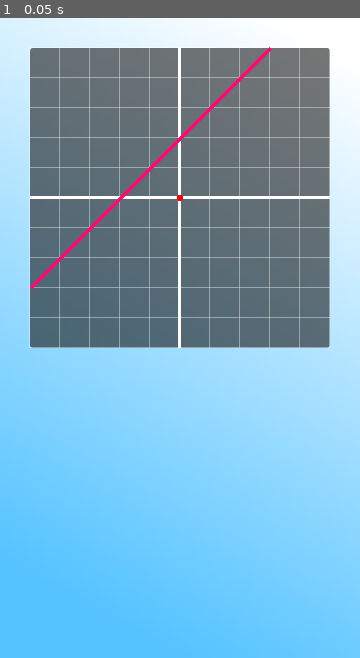
Above: before the commit, frame 1.
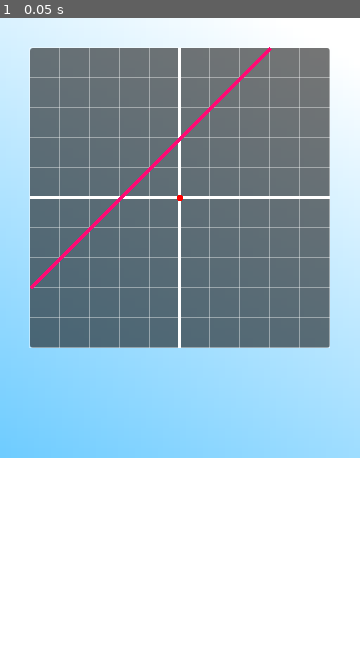
Above: after the commit, the same moment.

Repository: RafaelMVDev/funxy-ahsd-functions-learnings-app
Game: Godot game, scene res://jogo_tanaka.tscn
The game is run twice, just before and just after one commit, with the same random seed, the same clock (stepped at 60 frames per second) and the same inputs. This scene is started directly instead of the project's main scene.
Inputs:
- Up to frame 1 (0.05 s): no input

The runs differ from the first frame. In frame 1, 31% of the frame differs, in the area x 0-100%, y 68-100%.

Commit message:
Display do teclado numérico

Diff:
--- a/fun-xy/jogo_tanaka.tscn
+++ b/fun-xy/jogo_tanaka.tscn
@@ -11,6 +11,10 @@
 gradient = SubResource("Gradient_g5kuq")
 fill_from = Vector2(0.49565217, 1)
 fill_to = Vector2(0.8, 0)
+
+[sub_resource type="StyleBoxFlat" id="StyleBoxFlat_x2j0j"]
+bg_color = Color(1, 1, 1, 1)
+corner_detail = 1
 
 [node name="jogo_tanaka" type="Control" unique_id=1126857255]
 layout_mode = 3
@@ -64,3 +68,19 @@
 [node name="Line2D" type="Line2D" parent="FundoPlanoCartesiano/FuncaoMatematica" unique_id=2061778781]
 
 [node name="CollisionPolygon2D" type="CollisionPolygon2D" parent="FundoPlanoCartesiano/FuncaoMatematica" unique_id=850972078]
+
+[node name="TecladoMatematico" type="PanelContainer" parent="." unique_id=2082486876]
+custom_minimum_size = Vector2(0, 200)
+custom_maximum_size = Vector2(-1, 200)
+layout_mode = 1
+anchors_preset = 12
+anchor_top = 1.0
+anchor_right = 1.0
+anchor_bottom = 1.0
+offset_top = -198.0
+grow_horizontal = 2
+grow_vertical = 0
+theme_override_styles/panel = SubResource("StyleBoxFlat_x2j0j")
+
+[node name="VBoxContainer" type="VBoxContainer" parent="TecladoMatematico" unique_id=431503386]
+layout_mode = 2
